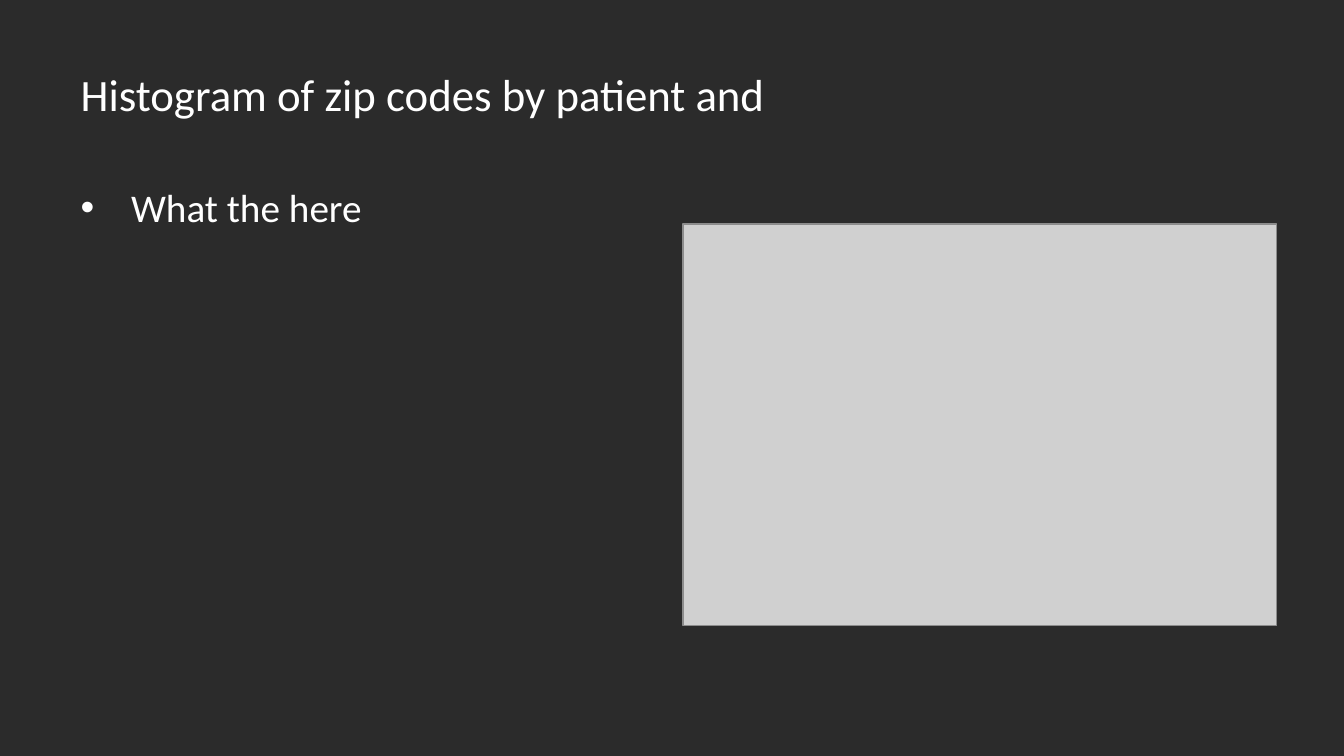
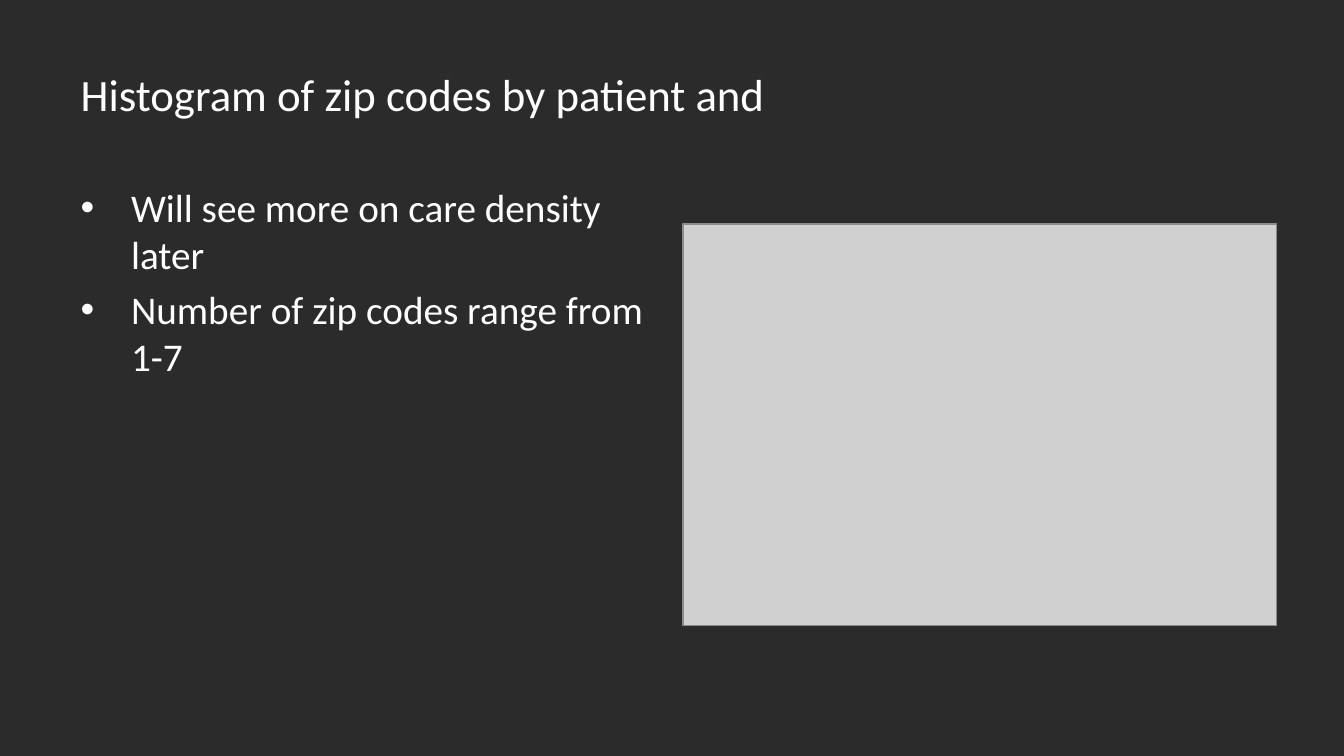
Before and after one commit to thadryanjs/presentations, a slide deck: slide 12 of Rotation1/Rotation1.pptx. Drawn at 1344x756 pixels with LibreOffice and Linux fonts; fonts in the diff are those of the drawing; grey boxes stand for pictures; background and template pictures are left out; a plain dark background stands for a picture behind light text. Boxes give left, top, right and bottom in pixels: in the first picture for what was removed or moved away, otherwise in the second. Text is boxed around its words. In the diff, an @@ line names an element or a change of style, - is before the commit and + after.

```diff
--- a/Rotation1/Rotation1.pptx
+++ b/Rotation1/Rotation1.pptx
@@ text at (131, 194, 643, 371): text changed @@
-• What the here
+• Will see more on care density later
+• Number of zip codes range from 1-7
```
Also in this commit, not shown: 1 other slide changed, 6 slides added, 1 other file.
